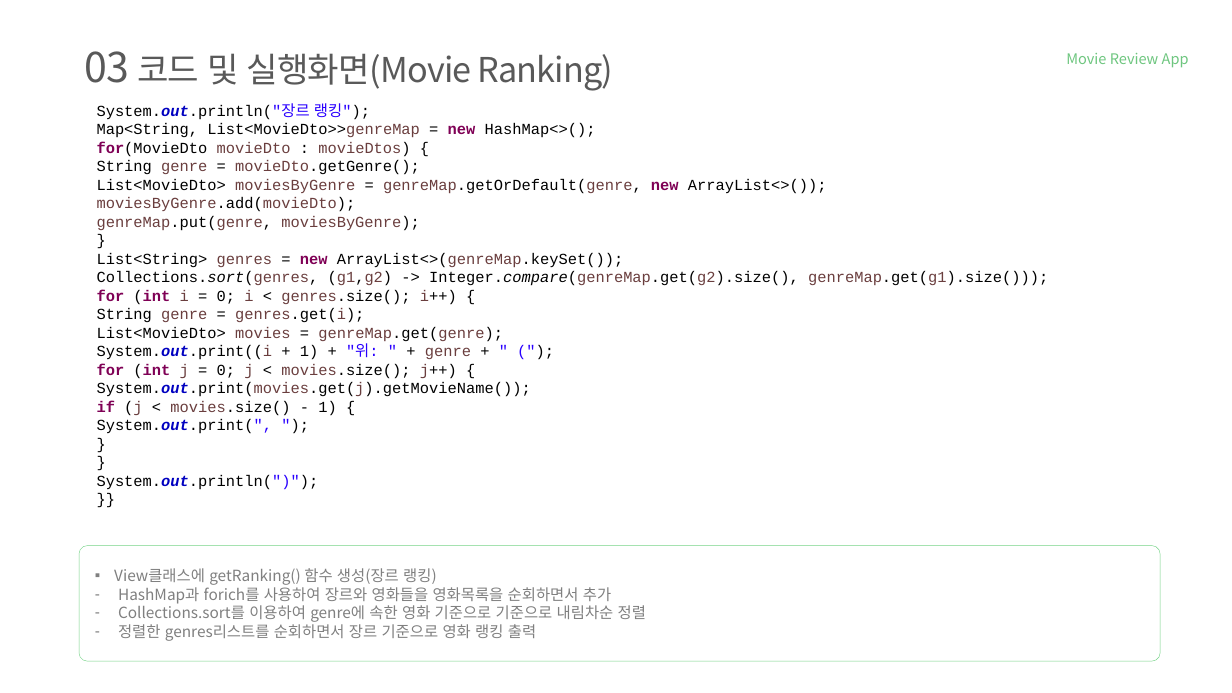
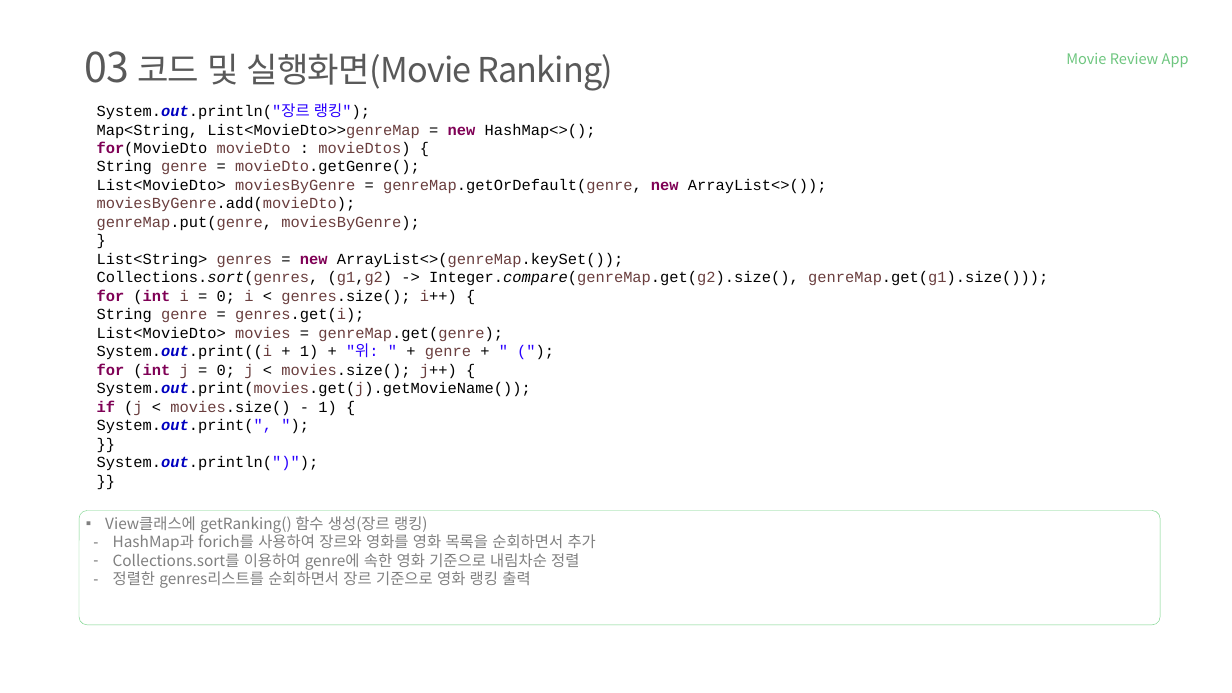
Before and after one commit to tnwjd121/MovieApp, a slide deck: slide 21 of ppt/국비(정보처리기능사)_백수정.pptx. Drawn at 1232x693 pixels with LibreOffice and Linux fonts; fonts in the diff are those of the drawing; background and template pictures are left out. Boxes give left, top, right and bottom in pixels: in the first picture for what was removed or moved away, otherwise in the second. Text is boxed around its words. In the diff, an @@ line names an element or a change of style, - is before the commit and + after.

```diff
--- a/ppt/국비(정보처리기능사)_백수정.pptx
+++ b/ppt/국비(정보처리기능사)_백수정.pptx
@@ text at [97, 103, 1048, 471]: text changed @@
-}
-}
+}}
@@ rounded rectangle: place and size @@
-rounded rectangle at [79, 546, 1160, 661]
+rounded rectangle at [79, 511, 1160, 625]
@@ text "View클래스에 getRanking() 함수 생성(장르 랭킹)": place and size @@
-text "View클래스에 getRanking() 함수 생성(장르 랭킹)" at [114, 568, 646, 641]
+text "View클래스에 getRanking() 함수 생성(장르 랭킹)" at [105, 516, 596, 588]
@@ text at [113, 532, 596, 570]: text changed @@
-– HashMap과 forich를 사용하여 장르와 영화들을 영화목록을 순회하면서 추가
-– Collections.sort를 이용하여 genre에 속한 영화 기준으로 기준으로 내림차순 정렬
+– HashMap과 forich를 사용하여 장르와 영화를 영화 목록을 순회하면서 추가
+– Collections.sort를 이용하여 genre에 속한 영화 기준으로 내림차순 정렬
@@ text at [113, 569, 530, 588]: indent changed @@
```
Also in this commit, not shown: 19 other slides changed.
